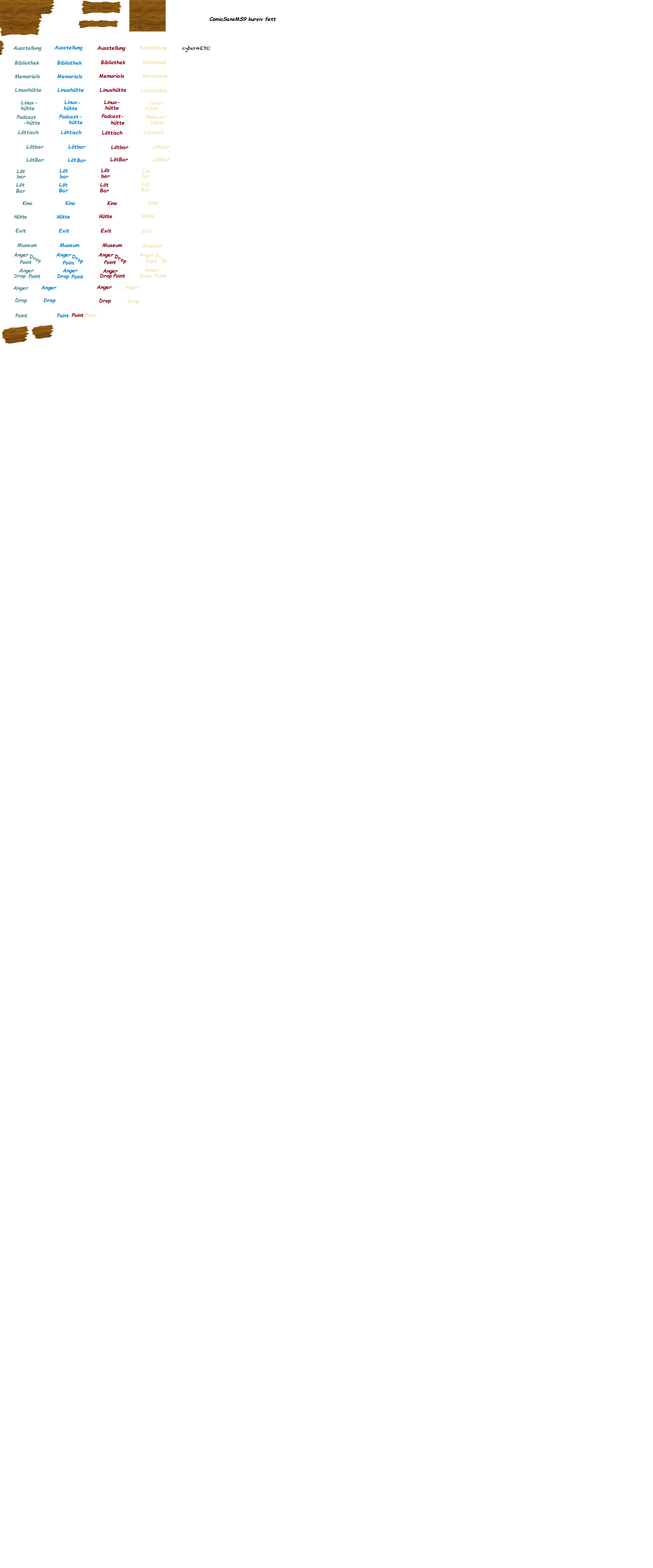
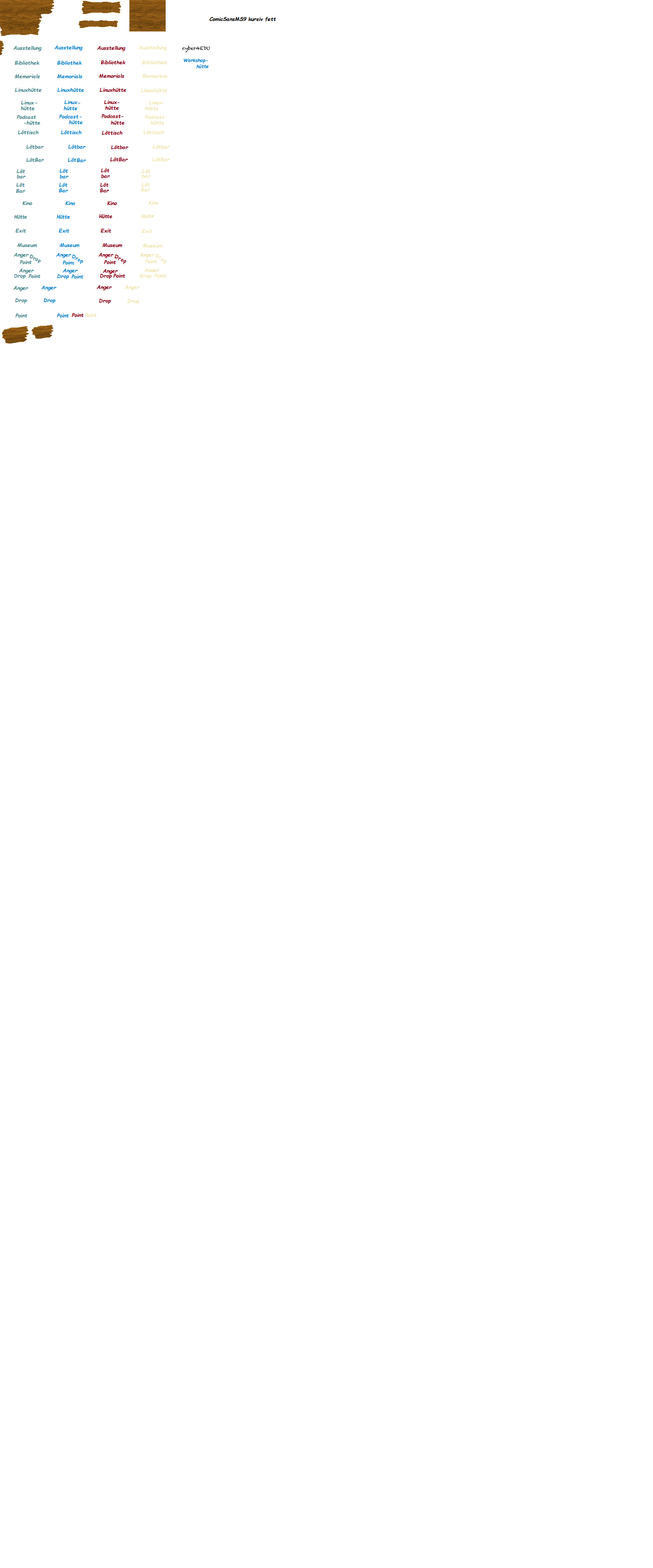
Comparing the layer stacks of the two 653 × 1568 images. Changes:
added layer "Workshop- ..." above "Eingefügte Ebene" over box(183, 58, 209, 69)
